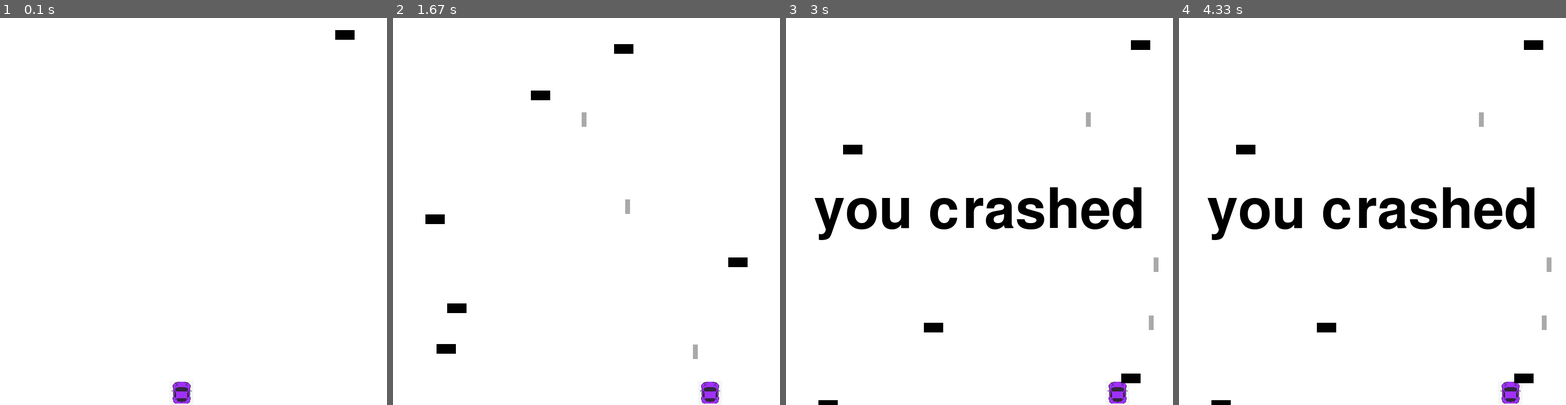
Above: before the commit, frames 1-4 (left to right).
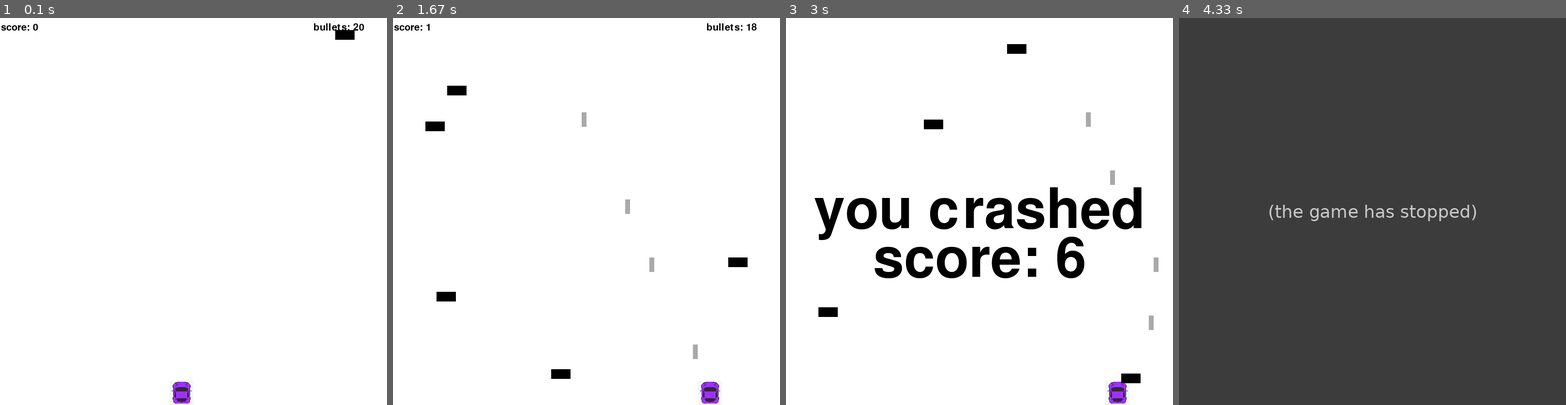
Above: after the commit, the same moments.

Repository: renllan/my_game
Game: pygame game, started from pygame intro/game.py
Same seed, same stepped clock (60 frames per second), same inputs: the game is played once before the commit and once after it.
Inputs:
- Up to frame 1 (0.1 s): no input
- Up to frame 2 (1.67 s): tap Space at 0.33, 0.73, 1.03, 1.23, 1.53 s; hold R 0.67-1.13 s; hold Right 0.67-1.13 s; hold Right 1.17-1.63 s
- Up to frame 3 (3 s): hold Right 1.67-2.13 s; tap Space at 1.73, 2.03, 2.23, 2.53 s; hold Left 2.17-2.7 s
- Up to frame 4 (4.33 s): no input

The runs differ from the first frame. In frame 1, 0.2% of the frame differs, in the area x 0-95%, y 1-4%; in frame 2, 1.4%; in frame 3, 3.1%; in frame 4, 100%, in the area x 0-100%, y 0-100%.
After the commit the program exited at 3.45 s; later frames show no game.

Commit message:
diplayed score and number of bullets

Diff:
--- a/pygame intro/Enemy.py
+++ b/pygame intro/Enemy.py
@@ -20,4 +20,4 @@
         self.rect.move_ip(0, self.speed)
         if self.rect.top > self.display_height:
             self.kill()
-            self.game.score.update_score()
+            self.game.score.update_score(1)
--- a/pygame intro/bullet.py
+++ b/pygame intro/bullet.py
@@ -27,3 +27,5 @@
          self.rect.move_ip(0, -5)
          if self.rect.top < 0:
              self.kill()
+    def display_numbullets(self):
+        self.game.message_display("bullets: {}".format(self.game.num_bullets),self.game.display_width,20,20)
--- a/pygame intro/game.py
+++ b/pygame intro/game.py
@@ -39,32 +39,47 @@
 
         self.bullets = pygame.sprite.Group()
         self.score = scoreboard(self)
+        self.num_bullets = 20
      def text_object(self,text, font):
         textSurface = font.render(text,True, self.black)
         return textSurface, textSurface.get_rect()
 
-     def message_display(self,str,x,y):
-        largeText = pygame.font.Font('freesansbold.ttf',115)
+     def message_display(self,str,x,y,font_size):
+        largeText = pygame.font.Font('freesansbold.ttf',font_size)
         TextSurf, TextRect = self.text_object(str, largeText)
         TextRect.center = (x,y)
         self.gameDisplay.blit(TextSurf, TextRect)
 
         pygame.display.update()
 
-        time.sleep(2)
+
+
 
      def crash(self):
-        self.message_display('you crashed',self.display_width/2,self.display_height/2)
-        self.message_display('score: {}'.format(self.score.score),self.display_width/2,self.display_height/2+100)
+        self.message_display('you crashed',self.display_width/2,self.display_height/2,115)
+
+        self.message_display('score: {}'.format(self.score.score),self.display_width/2,self.display_height/2+100,115)
+        time.sleep(1)
+
+
+
     # def car(x,y):
     #     gameDisplay.blit(carImg, (x,y))
     #
     # def thing(x,y,w,h, color,blocks):
     #     pygame.draw.rect(gameDisplay,color, [x,y,w,h])
      def fire_bullet(self):
-         new_bullet = Bullet(self)
-         self.bullets.add(new_bullet)
-         self.all_sprites.add (new_bullet)
+         if self.num_bullets > 0:
+             new_bullet = Bullet(self)
+             self.bullets.add(new_bullet)
+             self.all_sprites.add (new_bullet)
+             self.num_bullets -= 1
+
+     def display_numbullets(self):
+         self.message_display("bullets: {}".format(self.num_bullets), self.display_width-100, 20, 20)
+     def get_player(self):
+         return self.player
+
      def gameloop(self):
         # i = 1
         # numblock = 1
@@ -91,7 +106,7 @@
 
         # # all_sprites.add(bullet)
         ADDENEMY = pygame.USEREVENT + 0
-        pygame.time.set_timer(ADDENEMY,200)
+        pygame.time.set_timer(ADDENEMY,300)
         #
         # ADDBULLETT = pygame.USEREVENT + 1
         # pygame.time.set_timer(ADDBULLETT, 200)
@@ -113,7 +128,7 @@
                     if event.key == pygame.K_ESCAPE:
                         gameExit = True
                     if event.key == pygame.K_SPACE:
-                        self.fire_bullet()
+                         self.fire_bullet()
                 elif event.type == ADDENEMY:
                     new_enemy = Enemy(self)
                     self.enemies.add(new_enemy)
@@ -151,9 +166,10 @@
                  player.kill()
                  self.crash()
                  gameExit = True
+
             collision = pygame.sprite.groupcollide(self.bullets,self.enemies,True,True)
             if collision != {}:
-                self.score.update_score()
+                self.score.update_score(2)
 
             # if x > display_width - car_width or x < 0:
             #         gameExit = True
@@ -186,7 +202,9 @@
             #     if x > thing_startx and x < thing_startx + thing_width or x+car_width > thing_startx and x + car_width < thing_startx+thing_width:
             #         crash()
 
-
+            # self.message_display("bullets: {}".format(numbullet),0,50,50)
+            self.score.display_score()
+            self.display_numbullets()
             pygame.display.flip()
             self.fpsClock.tick(60)
 
--- a/pygame intro/input.py
+++ b/pygame intro/input.py
@@ -6,7 +6,8 @@
     K_ESCAPE,
     KEYDOWN,
     QUIT,
-    K_SPACE
+    K_SPACE,
+    K_r
 )
 from bullet import Bullet
 class input:
@@ -15,8 +16,29 @@
         self.game = game
 
     def update(self, keypressed):
-        self.game.player.update(keypressed)
+        # self.game.player.update(keypressed)
+        player1 = self.game.get_player()
+        if keypressed[K_LEFT]:
+            player1.move(-5, 0)
+        if keypressed[K_DOWN]:
+            player1.move(0, 5)
+
+        if keypressed[K_RIGHT]:
+            player1.move(5, 0)
+
+        if player1.rect.left < 0:
+            player1.rect.left = 0
+        if player1.rect.right > self.game.display_width:
+            player1.rect.right = self.game.display_width
+        if player1.rect.top <= 0:
+            player1.rect.top = 0
+        if player1.rect.bottom >= self.game.display_height:
+            player1.rect.bottom = self.game.display_height
         self.game.enemies.update()
+        # if keypressed[K_SPACE]:
+        #     self.game.fire_bullet()
+        if keypressed[K_r]:
+            self.game.num_bullets = 20
         # if keypressed[K_SPACE]:
         #     bullet = Bullet(self.game)
         #     self.game.all_sprites.add(bullet)
--- a/pygame intro/player.py
+++ b/pygame intro/player.py
@@ -31,32 +31,34 @@
         self.center = self.surf_center
 
 
-    def update(self, pressed_keys):
-        if pressed_keys[K_UP]:
-            self.rect.move_ip(0, -5)
-            self.center = (self.center[0], self.center[1]-5)
-        if pressed_keys[K_DOWN]:
-            self.rect.move_ip(0, 5)
-            self.center = (self.center[0], self.center[1]+5)
-        if pressed_keys[K_LEFT]:
-            self.rect.move_ip(-5, 0)
-            self.center = (self.center[0]-5, self.center[1])
-        if pressed_keys[K_RIGHT]:
-            self.rect.move_ip(5, 0)
-            self.center = (self.center[0]+5 , self.center[1])
-        # if pressed_keys[K_SPACE]:
-        #     bullet = Bullet(self.center)
-        #     bullet.update(pressed_keys)
-            # fire a bullet
-
-
-        if self.rect.left < 0:
-            self.rect.left = 0
-        if self.rect.right > self.display_width:
-            self.rect.right = self.display_width
-        if self.rect.top <= 0:
-            self.rect.top = 0
-        if self.rect.bottom >= self.display_height:
-            self.rect.bottom = self.display_height
+    # def update(self, pressed_keys):
+    #     if pressed_keys[K_UP]:
+    #         self.rect.move_ip(0, -5)
+    #         self.center = (self.center[0], self.center[1]-5)
+    #     if pressed_keys[K_DOWN]:
+    #         self.rect.move_ip(0, 5)
+    #         self.center = (self.center[0], self.center[1]+5)
+    #     if pressed_keys[K_LEFT]:
+    #         self.rect.move_ip(-5, 0)
+    #         self.center = (self.center[0]-5, self.center[1])
+    #     if pressed_keys[K_RIGHT]:
+    #         self.rect.move_ip(5, 0)
+    #         self.center = (self.center[0]+5 , self.center[1])
+    #     # if pressed_keys[K_SPACE]:
+    #     #     bullet = Bullet(self.center)
+    #     #     bullet.update(pressed_keys)
+    #         # fire a bullet
+    #
+    #
+    #     if self.rect.left < 0:
+    #         self.rect.left = 0
+    #     if self.rect.right > self.display_width:
+    #         self.rect.right = self.display_width
+    #     if self.rect.top <= 0:
+    #         self.rect.top = 0
+    #     if self.rect.bottom >= self.display_height:
+    #         self.rect.bottom = self.display_height
+    def move(self, deltax, deltay):
+        self.rect.move_ip(deltax,deltay)
     def blitme(self):
         self.screen.blit(self.surf, self.rect)
--- a/pygame intro/scoreboard.py
+++ b/pygame intro/scoreboard.py
@@ -3,5 +3,9 @@
         self.game = game
         self.score = 0
 
-    def update_score(self):
-        self.score += 1
+    def update_score(self,points):
+        self.score += points
+
+
+    def display_score(self):
+        self.game.message_display("score: {}".format(self.score),40,20,20)
